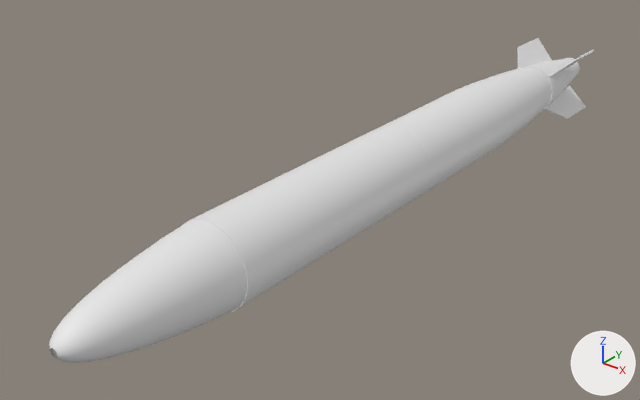
The Blender file Assets/3D Models/b61.blend as it was, and as the next commit left it.
Rendered twice from a 50 mm camera at (1.136, -1.651, 0.895) aimed at (-0.119, -0.082, -0.078). The lights are fixed; the arrows at lower right show +X, +Y and +Z.

The first picture shows 'Base', 'Base.001', 'Base.002', 'Base.003', 'Fin'.
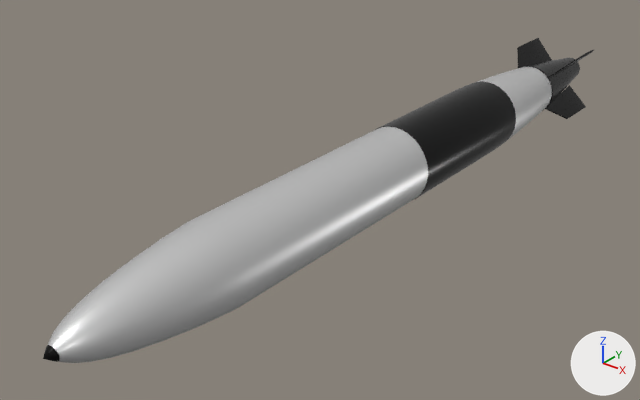
Where the change shows, as pixel boxes (x1, y1, x2, y2) in the pictures (640 x 400 px):
'Base', reshaped: before (49, 58, 580, 363); after (48, 67, 552, 363)
'Base.002', hidden: before (183, 126, 428, 312)
'Base.003', recoloured (white to black): (375, 81, 516, 199) in both
'Fin', recoloured (grey to black): (517, 38, 594, 119) in both
'Base.001', recoloured (white to black): (520, 61, 567, 109) in both
'Ring.Back', added: after (552, 58, 580, 88)
'Tip', added: after (43, 345, 60, 362)
part 1 of me_circle, built on: before (49, 340, 67, 362); after (48, 340, 66, 362)
part 2 of me_circle, recoloured (white to grey): before (50, 58, 580, 363); after (49, 67, 552, 363)

The change, as a diff of the scene's bpy script:
```diff
--- a/Assets/3D Models/b61.blend.py
+++ b/Assets/3D Models/b61.blend.py
@@ mat_bodymat @@
+mat_bodymat = principled_material('BodyMat')
+mat_bodymat.base_color = (0.711, 0.711, 0.711)  # light grey #dbdbdb
+mat_bodymat.metallic = 0.559
+mat_bodymat.roughness = 0.398
+mat_bodymat.specular_ior_level = 0.941
+mat_bodymat.coat_weight = 0.0295
@@ me_circle @@
 # used by ob_base; location = (0.0, 0.0, 0.0); rotation_euler = (1.571, 0.0, 0.0), in degrees (90, 0, 0); scale = (0.1, 0.1, 0.1)
-me_circle.from_pydata(...)  # 896 vertices, 864 faces; spans x -1.0..1.0, y -1.0..1.0, z -11.0..9.6
+me_circle.from_pydata(...)  # 929 vertices, 928 faces; spans x -1.0..1.0, y -1.0..1.0, z -11.0..9.8
+# me_circle part 1
+# 18 vertices are removed from x -0.1..0.1, y -0.1..0.1, z 9.6
+# 32 faces are deleted
+# 8 vertices move within x -0.1..0.1, y -0.1..0.1, z 9.6
+# 51 vertices are added at x -0.2..0.2, y -0.1..0.1, z 9.6..9.8
+# 96 new faces join them
+# me_circle part 2: 833 faces spanning x -1.0..1.0, y -1.0..1.0, z -11.0..9.6 switch from no material to mat_bodymat (light grey #dbdbdb)
@@ me_plane @@
 me_plane.from_pydata(...)  # 112 vertices, 110 faces; spans x -1.2..-0.33, y -2.78..-0.65, z -0.02..0.02
+me_plane.materials.append(mat_paint)  # black #000000
@@ me_circle_002 @@
 me_circle_002.from_pydata(...)  # 192 vertices, 192 faces; spans x -1.01..1.01, y -1.01..1.01, z -0.68..5.81
+me_circle_002.materials.append(mat_paint)  # black #000000
@@ me_circle_003 @@
 me_circle_003.from_pydata(...)  # 256 vertices, 256 faces; spans x -0.76..0.76, y -0.76..0.76, z -9.58..-8.11
+me_circle_003.materials.append(mat_paint)  # black #000000
@@ me_circle_004 @@
 me_circle_004.from_pydata(...)  # 256 vertices, 256 faces; spans x -1.01..1.01, y -1.01..1.01, z -5.3..-0.69
+me_circle_004.materials.append(mat_paint)  # black #000000
@@ ob_base_002 @@
 _m = ob_base_002.modifiers.new('EdgeSplit', 'EDGE_SPLIT')
+ob_base_002.hide_set(True)
@@ ob_ring_back @@
+ob_ring_back = bpy.data.objects.new('Ring.Back', me_circle_010)  # 529 vertices, 512 faces; spans x -0.562..0.562, y -0.562..0.562, z -11.028..-9.588; in mat_paint (black #000000); modifiers EDGE_SPLIT
+ob_ring_back.location = (0.0, 0.0, 0.0)
+ob_ring_back.rotation_euler = (1.571, 0.0, 0.0)  # degrees (90, 0, 0)
+ob_ring_back.scale = (0.1, 0.1, 0.1)
@@ ob_tip @@
+ob_tip = bpy.data.objects.new('Tip', me_circle_001)  # 162 vertices, 192 faces; spans x -0.185..0.185, y -0.152..0.152, z 9.591..9.792; in mat_paint (black #000000)
+ob_tip.location = (0.0, 0.0, 0.0)
+ob_tip.rotation_euler = (1.571, 0.0, 0.0)  # degrees (90, 0, 0)
+ob_tip.scale = (0.1, 0.1, 0.1)
```
